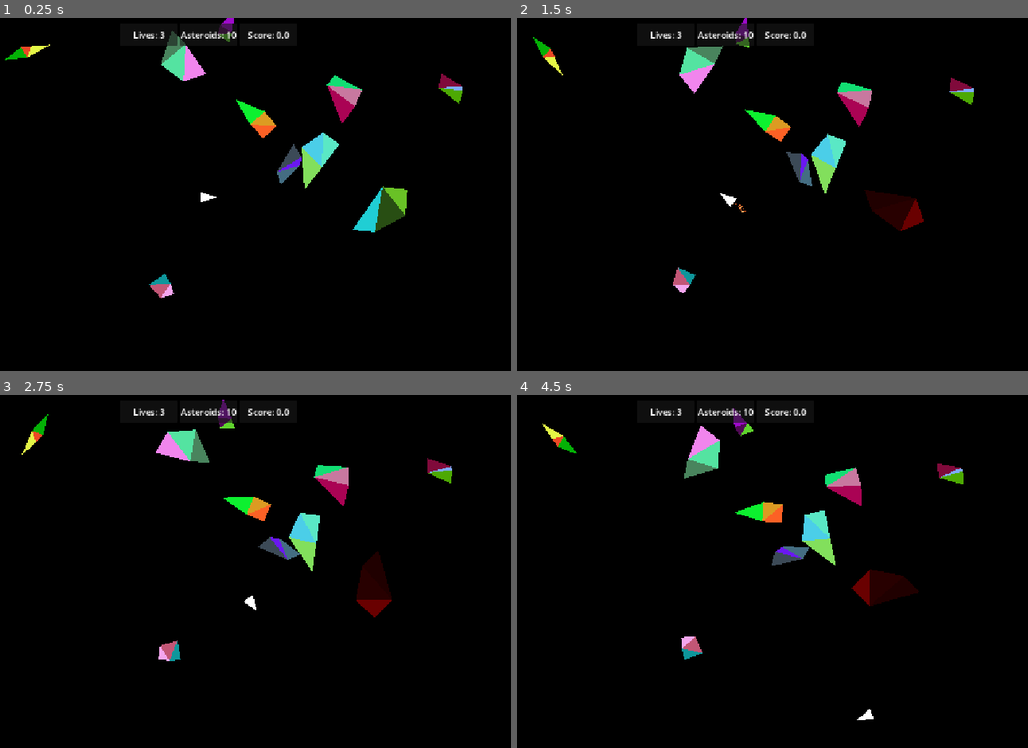
Above: before the commit, frames 1-4 (two rows, left to right).
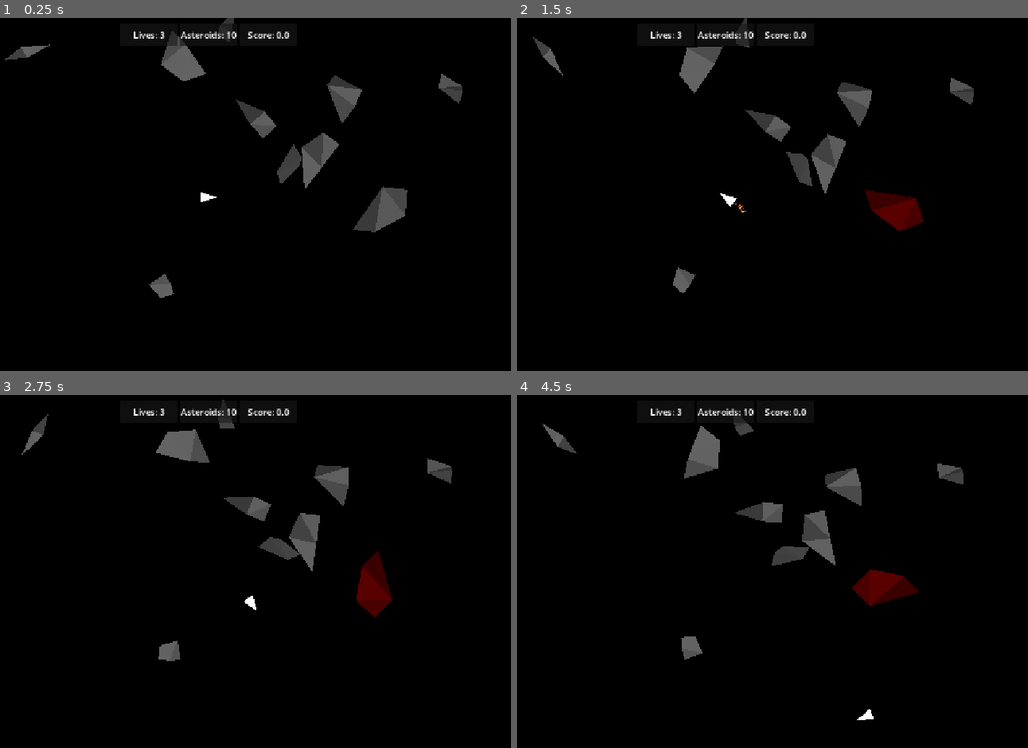
Above: after the commit, the same moments.

Repository: ProudFridge/Asteroids
Game: Godot game, scene res://scenes/game/game.tscn
Same seed, same stepped clock (60 frames per second), same inputs: the game is played once before the commit and once after it.
Inputs (mouse positions are in pixels of both pictures, inside the frame that each line leads up to):
- Up to frame 1 (0.25 s): no input
- Up to frame 2 (1.5 s): tap Enter at 0.5 s; move the mouse to (864, 180) at 0.52 s; hold D (turn_right) 0.53-1.28 s; hold Space (shoot) 0.53-1.28 s; click (864, 180) at 0.67 s; move the mouse to (598, 215) at 1.27 s; hold S (backwards) from 1.28 s (still down); tap Alt at 1.35 s
- Up to frame 3 (2.75 s): move the mouse to (270, 493) at 2.02 s; release S (backwards) at 2.03 s; hold D (turn_right) from 2.03 s (still down); tap Shift at 2.1 s
- Up to frame 4 (4.5 s): move the mouse to (695, 645) at 2.77 s; release D (turn_right) at 2.78 s; hold W (forwards) 2.78-3.53 s; tap Space (shoot) at 2.85 s; click (695, 645) at 2.92 s; move the mouse to (915, 627) at 3.52 s; hold A (turn_left) from 3.53 s (still down); tap Alt at 3.6 s; move the mouse to (532, 522) at 4.27 s; tap Shift at 4.35 s

The runs differ from the first frame. In frame 1, 3.6% of the frame differs, in the area x 0-91%, y 0-80%; in frame 2, 3.7%; in frame 3, 3.7%; in frame 4, 3.8%, in the area x 4-88%, y 3-75%.

Commit message:
Make the asteroids generate with greyish colors

Diff:
--- a/scenes/asteroid/asteroid.gd
+++ b/scenes/asteroid/asteroid.gd
@@ -61,7 +61,7 @@
 		for i: int in range(0, delaunay.size(), 3):
 			var triangle: Polygon2D = Polygon2D.new()
 			triangle.polygon = PackedVector2Array([polygon[delaunay[i]], polygon[delaunay[i + 1]], polygon[delaunay[i + 2]]])
-			triangle.color = Color(randf_range(0, 1), randf_range(0, 1), randf_range(0, 1), 1)
+			triangle.color = Color.from_hsv(0, 0, randf_range(0.2, 0.4), 1)
 			triangles.append(triangle)
 
 	# Instance all shards
--- a/scenes/managers/asteroid_manager/asteroid_manager.gd
+++ b/scenes/managers/asteroid_manager/asteroid_manager.gd
@@ -21,9 +21,11 @@
 
 		# Todo: replace with actual scren size, maybe use a singleton to store the screen size
 		var position: Vector2 = Vector2.ZERO
-		#while position.distance_to(area / 2) < exclusionZoneRadius:
+		#while position.distance_to(area / 2) > exclusionZoneRadius:
+			#print(area)
 		position.x = randf_range(0, area.x)
 		position.y = randf_range(0, area.y)
+
 		asteroid.position = position
 
 		# Remove asteroid from the instance array
